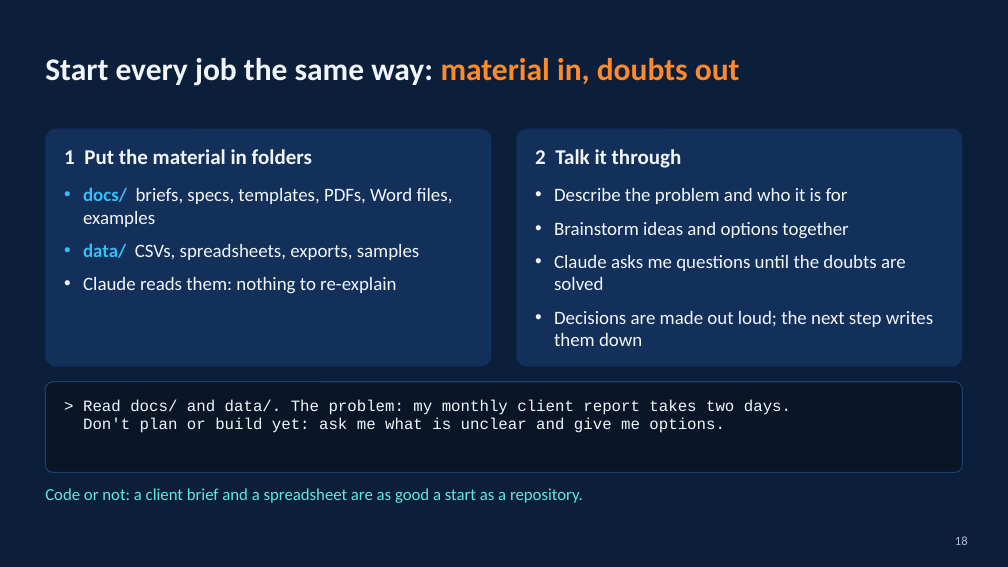
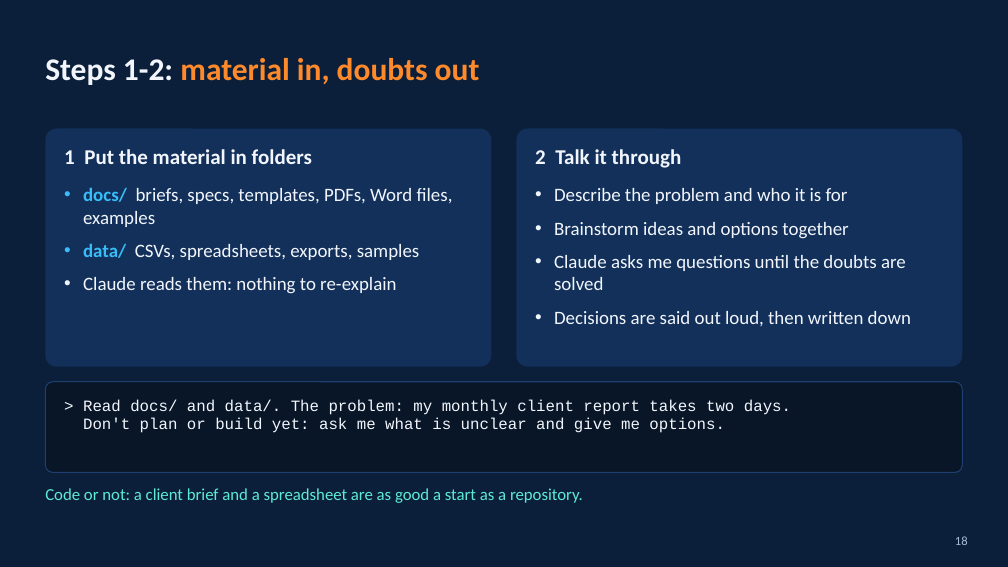
Before and after one commit to HinePo/ai-agent-learning-path, a slide deck: slide 18 of resources/claude_code_vscode_tricks.pptx. Drawn at 1008x567 pixels with LibreOffice and Linux fonts; fonts in the diff are those of the drawing. Boxes give left, top, right and bottom in pixels: in the first picture for what was removed or moved away, otherwise in the second. Text is boxed around its words. In the diff, an @@ line names an element or a change of style, - is before the commit and + after.

```diff
--- a/resources/claude_code_vscode_tricks.pptx
+++ b/resources/claude_code_vscode_tricks.pptx
@@ title at [45,58,480,85]: text changed; text colour #F2F6FC to #FF8A2B @@
-Start every job the same way: material in, doubts out
+Steps 1-2: material in, doubts out
@@ text at [554,311,911,326]: text changed @@
-• Decisions are made out loud; the next step writes them down
+• Decisions are said out loud, then written down
```
Also in this commit, not shown: 7 other slides changed, 1 other file.
